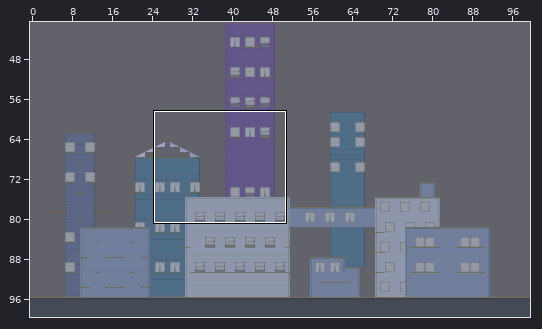
Tiled map (JSON): public/assets/maps/city.json. Above, an overview of the earlier version with the close-up marked.
Close-up. Before the edit:
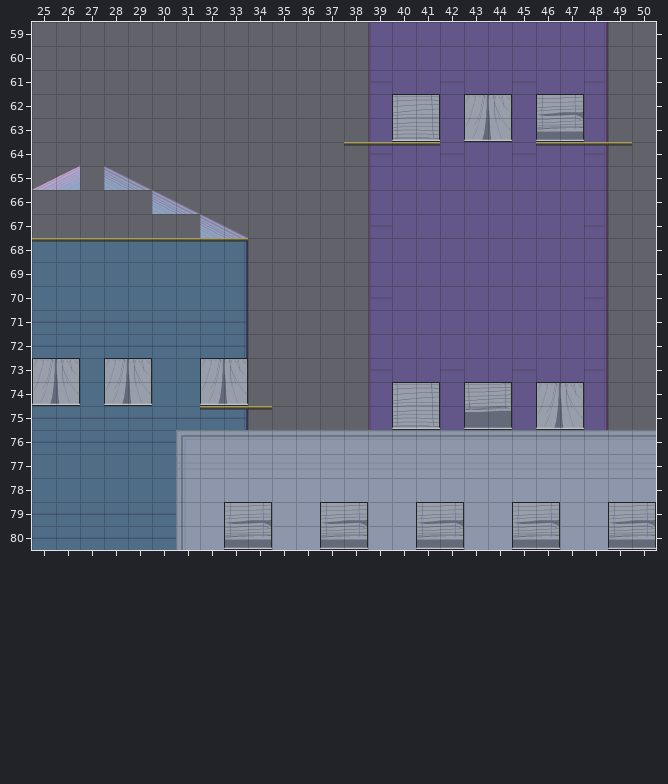
Cells are 100x100 px. Shown: x 25..50, y 59..80. The commit also changed other parts of the map, which this record leaves out.
And afterwards:
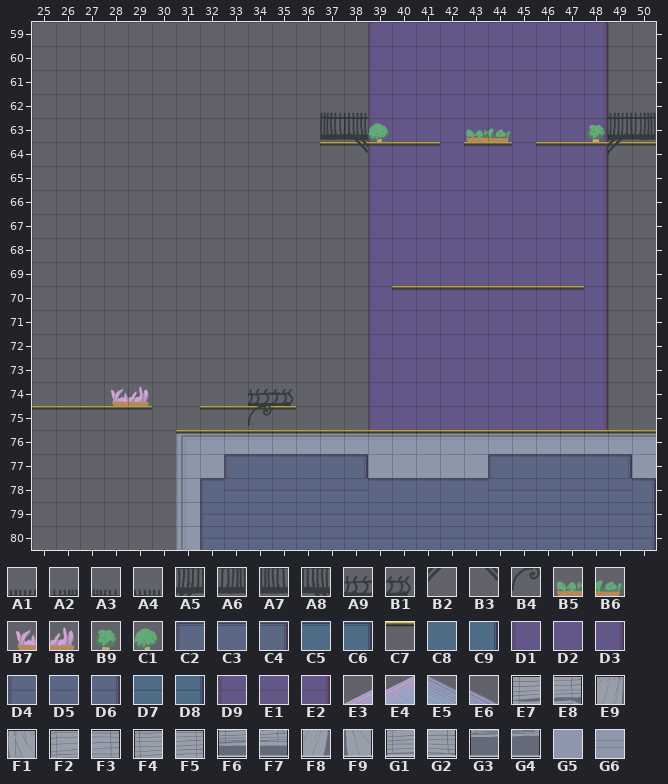
Key: from "tileset_buildings": A1 97, A2 98, A3 99, A4 100, A5 137, A6 138, A7 139, A8 140, A9 174, B1 175, B2 177, B3 180, B4 214, B5 252, B6 253, B7 254, B8 255, B9 294, C1 296; from "tileset_city": C2 0, C3 1, C4 2, C5 4, C6 5, C7 10, C8 44, C9 45, D1 46, D2 47, D3 48, D4 80, D5 81, D6 82, D7 84, D8 85, D9 86, E1 87, E2 88, E3 89, E4 90, E5 91, E6 92, E7 120, E8 121, E9 126, F1 127, F2 128, F3 129, F4 130, F5 131, F6 160, F7 161, F8 166, F9 167, G1 168, G2 169, G3 170, G4 171, G5 241, G6 281.
__ is an empty cell, .. an unchanged one.
Change:
--- layer "Background Tiles"
@@ x 25..50 @@
-61 .. .. .. .. .. .. .. .. .. .. .. .. .. .. D9 .. .. E1 .. .. E1 .. .. E2 .. ..
-62 .. .. .. .. .. .. .. .. .. .. .. .. .. .. .. F2 F3 .. E9 F1 .. E7 E8 .. .. ..
-63 .. .. .. .. .. .. .. .. .. .. .. .. .. .. .. G1 G2 .. F8 F9 .. F6 F7 .. .. ..
-64 .. .. .. .. .. .. .. .. .. .. .. .. .. .. D9 .. .. E1 .. .. E1 .. .. E2 .. ..
-65 E3 E4 .. E5 E6 .. .. .. .. .. .. .. .. .. .. .. .. .. .. .. .. .. .. .. .. ..
-66 .. .. .. .. .. E5 E6 .. .. .. .. .. .. .. .. .. .. .. .. .. .. .. .. .. .. ..
-67 .. .. .. .. .. .. .. E5 E6 .. .. .. .. .. D9 .. .. .. .. .. .. .. .. E2 .. ..
-68 C5 C5 C5 C5 C5 C5 C5 C5 C6 .. .. .. .. .. .. .. .. .. .. .. .. .. .. .. .. ..
-69 C8 C8 C8 C8 C8 C8 C8 C8 C9 .. .. .. .. .. .. .. .. .. .. .. .. .. .. .. .. ..
-70 C8 C8 C8 C8 C8 C8 C8 C8 C9 .. .. .. .. .. D9 .. .. .. .. .. .. .. .. E2 .. ..
-71 D7 D7 D7 D7 D7 D7 D7 D7 D8 .. .. .. .. .. .. .. .. .. .. .. .. .. .. .. .. ..
-72 D7 D7 D7 D7 D7 D7 D7 D7 D8 .. .. .. .. .. .. .. .. .. .. .. .. .. .. .. .. ..
-73 E9 F1 C8 E9 F1 C8 C8 E9 F1 .. .. .. .. .. D9 .. .. E1 .. .. E1 .. .. E2 .. ..
-74 F8 F9 C8 F8 F9 C8 C8 F8 F9 .. .. .. .. .. .. F2 F3 .. F4 F5 .. E9 F1 .. .. ..
-75 D7 D7 D7 D7 D7 D7 D7 D7 D8 .. .. .. .. .. .. G1 G2 .. G3 G4 .. F8 F9 .. .. ..
-76 D7 D7 D7 D7 D7 D7 .. .. .. .. .. .. .. .. .. .. .. .. .. .. .. .. .. .. .. ..
-77 C8 C8 C8 C8 C8 C8 .. .. G6 G6 G6 G6 G6 G6 .. .. .. .. .. G6 G6 G6 G6 G6 G6 ..
-78 C8 C8 C8 C8 C8 C8 .. G5 G5 G5 G5 G5 G5 G5 G5 G5 G5 G5 G5 G5 G5 G5 G5 G5 G5 G5
-79 D7 D7 D7 D7 D7 D7 .. G5 E7 E8 G5 G5 E7 E8 G5 G5 E7 E8 G5 G5 E7 E8 G5 G5 E7 E8
-80 D7 D7 D7 D7 D7 D7 .. G5 F6 F7 G5 G5 F6 F7 G5 G5 F6 F7 G5 G5 F6 F7 G5 G5 F6 F7
+61 .. .. .. .. .. .. .. .. .. .. .. .. .. .. D1 .. .. D2 .. .. D2 .. .. D3 .. ..
+62 .. .. .. .. .. .. .. .. .. .. .. .. .. .. .. D2 D2 .. D2 D2 .. D2 D2 .. .. ..
+63 .. .. .. .. .. .. .. .. .. .. .. .. .. .. .. D2 D2 .. D2 D2 .. D2 D2 .. .. ..
+64 .. .. .. .. .. .. .. .. .. .. .. .. .. .. D1 .. .. D2 .. .. D2 .. .. D3 .. ..
+65 __ __ .. __ __ .. .. .. .. .. .. .. .. .. .. .. .. .. .. .. .. .. .. .. .. ..
+66 .. .. .. .. .. __ __ .. .. .. .. .. .. .. .. .. .. .. .. .. .. .. .. .. .. ..
+67 .. .. .. .. .. .. .. __ __ .. .. .. .. .. D1 .. .. .. .. .. .. .. .. D3 .. ..
+68 __ __ __ __ __ __ __ __ __ .. .. .. .. .. .. .. .. .. .. .. .. .. .. .. .. ..
+69 __ __ __ __ __ __ __ __ __ .. .. .. .. .. .. .. .. .. .. .. .. .. .. .. .. ..
+70 __ __ __ __ __ __ __ __ __ .. .. .. .. .. D1 .. .. .. .. .. .. .. .. D3 .. ..
+71 __ __ __ __ __ __ __ __ __ .. .. .. .. .. .. .. .. .. .. .. .. .. .. .. .. ..
+72 __ __ __ __ __ __ __ __ __ .. .. .. .. .. .. .. .. .. .. .. .. .. .. .. .. ..
+73 __ __ __ __ __ __ __ __ __ .. .. .. .. .. D1 .. .. D2 .. .. D2 .. .. D3 .. ..
+74 __ __ __ __ __ __ __ __ __ .. .. .. .. .. .. D2 D2 .. D2 D2 .. D2 D2 .. .. ..
+75 __ __ __ __ __ __ __ __ __ .. .. .. .. .. .. D2 D2 .. D2 D2 .. D2 D2 .. .. ..
+76 __ __ __ __ __ __ .. .. .. .. .. .. .. .. .. .. .. .. .. .. .. .. .. .. .. ..
+77 __ __ __ __ __ __ .. .. C2 C3 C3 C3 C3 C4 .. .. .. .. .. C2 C3 C3 C3 C3 C4 ..
+78 __ __ __ __ __ __ .. C2 D5 D5 D5 D5 D5 D5 C3 C3 C3 C3 C3 D5 D5 D5 D5 D5 D5 C4
+79 __ __ __ __ __ __ .. D4 D5 D5 D5 D5 D5 D5 D5 D5 D5 D5 D5 D5 D5 D5 D5 D5 D5 D6
+80 __ __ __ __ __ __ .. D4 D5 D5 D5 D5 D5 D5 D5 D5 D5 D5 D5 D5 D5 D5 D5 D5 D5 D6
--- layer "Foreground Tiles"
@@ x 37..50 @@
-64 __ .. .. .. .. .. __ __ .. .. .. .. .. __
+64 C7 .. .. .. .. .. C7 C7 .. .. .. .. .. C7
@@ x 25..33 @@
-68 C7 C7 C7 C7 C7 C7 C7 C7 C7
+68 __ __ __ __ __ __ __ __ __
@@ x 40..47 @@
-70 __ __ __ __ __ __ __ __
+70 C7 C7 C7 C7 C7 C7 C7 C7
@@ x 25..50 @@
-75 __ __ __ __ __ .. .. .. .. .. __ .. .. .. .. .. .. .. .. .. .. .. .. .. .. ..
-76 .. .. .. .. .. .. __ __ __ __ __ __ __ __ __ __ __ __ __ __ __ __ __ __ __ __
+75 C7 C7 C7 C7 C7 .. .. .. .. .. C7 .. .. .. .. .. .. .. .. .. .. .. .. .. .. ..
+76 .. .. .. .. .. .. C7 C7 C7 C7 C7 C7 C7 C7 C7 C7 C7 C7 C7 C7 C7 C7 C7 C7 C7 C7
--- layer "Overlay Tiles"
@@ x 37..50 @@
-62 __ __ .. .. .. .. .. .. .. .. .. .. __ __
-63 __ __ __ .. .. .. __ __ .. .. .. __ __ __
-64 .. __ .. .. .. .. .. .. .. .. .. .. __ ..
+62 A3 A4 .. .. .. .. .. .. .. .. .. .. A1 A2
+63 A7 A8 C1 .. .. .. B5 B6 .. .. .. B9 A5 A6
+64 .. B3 .. .. .. .. .. .. .. .. .. .. B2 ..
@@ x 28..35 @@
-74 __ __ .. .. .. .. __ __
-75 .. .. .. .. .. .. __ ..
+74 B7 B8 .. .. .. .. A9 B1
+75 .. .. .. .. .. .. B4 ..
